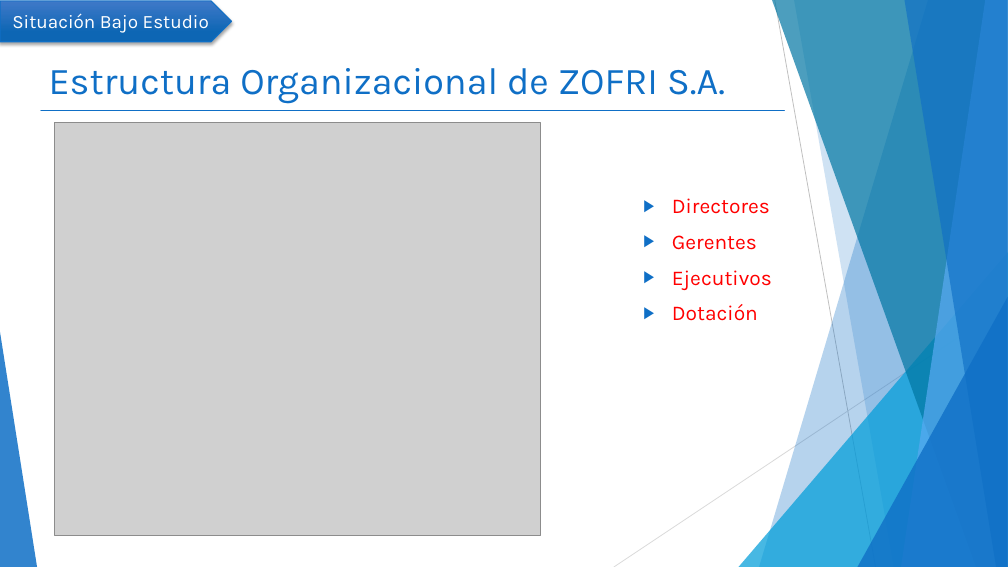
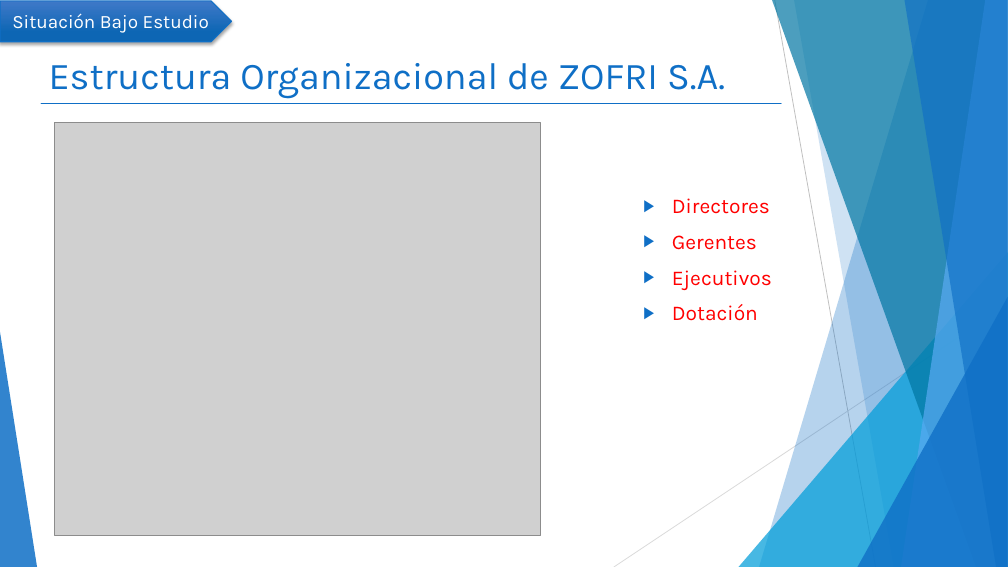
Before and after one commit to mcamara75/tituloUnap, a slide deck: slide 5 of 2018/TT IQQ 2018 Camara y Garay.pptx. Drawn at 1008x567 pixels with LibreOffice and Linux fonts; fonts in the diff are those of the drawing; grey boxes stand for pictures. Boxes give left, top, right and bottom in pixels: in the first picture for what was removed or moved away, otherwise in the second. Text is boxed around its words. In the diff, an @@ line names an element or a change of style, - is before the commit and + after.

```diff
--- a/2018/TT IQQ 2018 Camara y Garay.pptx
+++ b/2018/TT IQQ 2018 Camara y Garay.pptx
@@ title "Estructura Organizacional de ZOFRI S.A.": place and size @@
-title "Estructura Organizacional de ZOFRI S.A." at box(49, 68, 725, 104)
+title "Estructura Organizacional de ZOFRI S.A." at box(49, 63, 725, 99)
@@ line removed from (41, 110) to (785, 110) @@
@@ line added from (42, 104) to (781, 104), #0F6FC6 1 pt @@
```
Also in this commit, not shown: 4 other slides changed.
